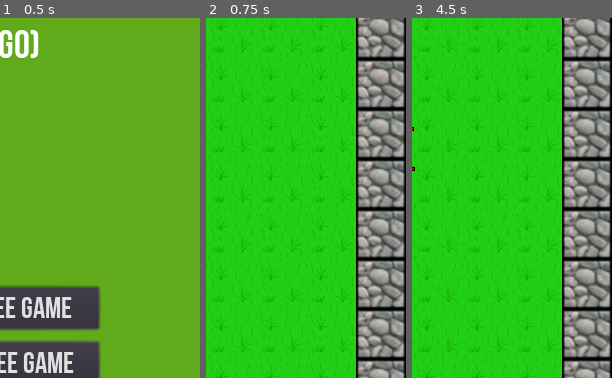
Above: before the commit, frames 1-3 (left to right).
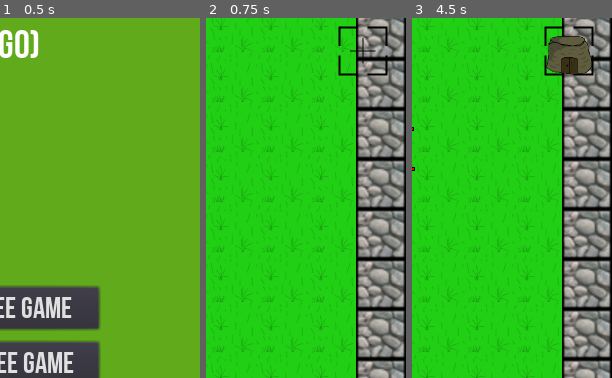
Above: after the commit, the same moments.

Repository: thewillwillhelp/godot-td
Game: Godot game, scene res://scenes/MainMenu.tscn
The game is run twice, just before and just after one commit, with the same random seed, the same clock (stepped at 60 frames per second) and the same inputs.
Inputs (mouse positions are % of the whole screen's width and height, from its top left):
- Up to frame 1 (0.5 s): no input
- Up to frame 2 (0.75 s): click "New free game" at 0.5 s
- Up to frame 3 (4.5 s): click (89, 13) at 1.27 s; click "Next wave" at 2 s; click "Next wave" at 2.75 s; click "Build" at 3.5 s; click "5G" at 4.25 s
The pictures show only the part of the screen within x 50-100%, y 8-58%; the shares and areas given below are measured in that part.

Frame 1 is identical in both runs. In frame 2, 0.7% of the frame differs, in the area x 66-91%, y 2-17%; in frame 3, 2.6%.

Commit message:
feat: add building preview in the right top corner of display

Diff:
--- a/scenes/BattleFieldScene.gd
+++ b/scenes/BattleFieldScene.gd
@@ -3,6 +3,9 @@
 export (PackedScene) var mob_scene: PackedScene
 
 var tower_scene: PackedScene = preload("res://scenes/towers/SimpleTower.tscn")
+
+const PREVIEW_TOWER_RECT: Rect2 = Rect2(50, 0, 50, 100)
+const PREVIEW_WALL_RECT: Rect2 = Rect2(0, -50, 50, 100)
 
 var field_structures = []
 var start_position = Vector2(3, 0)
@@ -121,13 +124,13 @@
 
 
 func _on_BuildingMenu_tower_selected():
-    print_debug("tower selected")
     target_building = "tower"
+    update_building_preview(target_building)
 
 
 func _on_BuildingMenu_wall_selected():
-    print_debug("wall selected")
     target_building = "wall"
+    update_building_preview(target_building)
 
 
 func _on_BuildingMenu_close_menu():
@@ -162,9 +165,21 @@
                     add_tower(event.position - battleFieldRect.position)
 
                 target_building = ""
+                update_building_preview()
 
         if event.button_index == BUTTON_RIGHT:
             pass
 
     elif event is InputEventMouseMotion:
         pass
+
+func update_building_preview(building_target: String = ""):
+    var building_preview_sprite = $SelectionPreview/Button/Sprite
+    if building_target == "tower":
+        building_preview_sprite.set_region_rect(PREVIEW_TOWER_RECT)
+        building_preview_sprite.visible = true
+    elif building_target == "wall":
+        building_preview_sprite.set_region_rect(PREVIEW_WALL_RECT)
+        building_preview_sprite.visible = true
+    else:
+        building_preview_sprite.visible = false
--- a/scenes/BattleFieldScene.tscn
+++ b/scenes/BattleFieldScene.tscn
@@ -1,10 +1,12 @@
-[gd_scene load_steps=7 format=2]
+[gd_scene load_steps=9 format=2]
 
 [ext_resource path="res://scenes/BattleFieldScene.gd" type="Script" id=1]
 [ext_resource path="res://assets/fonts/dynamic_bebas.tres" type="DynamicFont" id=2]
 [ext_resource path="res://scenes/tileset_from_scene.tres" type="TileSet" id=3]
 [ext_resource path="res://scenes/MobScene.tscn" type="PackedScene" id=4]
 [ext_resource path="res://scenes/BuildingMenu.tscn" type="PackedScene" id=5]
+[ext_resource path="res://assets/images/target.png" type="Texture" id=6]
+[ext_resource path="res://assets/images/SpriteSet.png" type="Texture" id=7]
 
 [sub_resource type="RectangleShape2D" id=1]
 extents = Vector2( 25, 25 )
@@ -99,6 +101,26 @@
 __meta__ = {
 "_edit_use_anchors_": false
 }
+
+[node name="SelectionPreview" type="Node2D" parent="."]
+position = Vector2( 332, 67 )
+
+[node name="Button" type="TextureButton" parent="SelectionPreview"]
+margin_right = 100.0
+margin_bottom = 100.0
+rect_scale = Vector2( 0.5, 0.5 )
+texture_normal = ExtResource( 6 )
+__meta__ = {
+"_edit_use_anchors_": false
+}
+
+[node name="Sprite" type="Sprite" parent="SelectionPreview/Button"]
+visible = false
+position = Vector2( 50, 0 )
+scale = Vector2( 2, 2 )
+texture = ExtResource( 7 )
+region_enabled = true
+region_rect = Rect2( 50, 0, 50, 100 )
 [connection signal="gui_input" from="BattleField" to="." method="_on_BattleField_gui_input"]
 [connection signal="timeout" from="mob_create_timer" to="." method="_on_mob_create_timer_timeout"]
 [connection signal="area_entered" from="ExitArea" to="." method="_on_ExitArea_area_entered"]
Binary file added: assets/images/target.png
Not shown, added: assets/images/target.png.import
